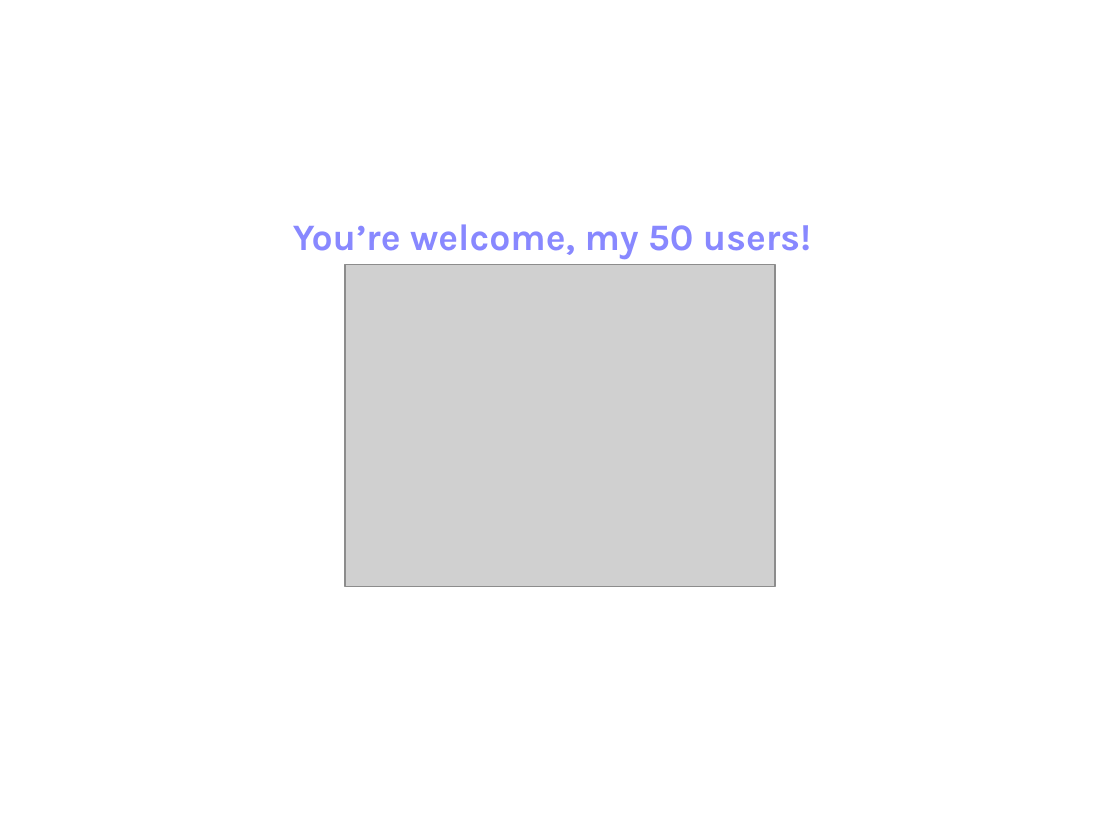
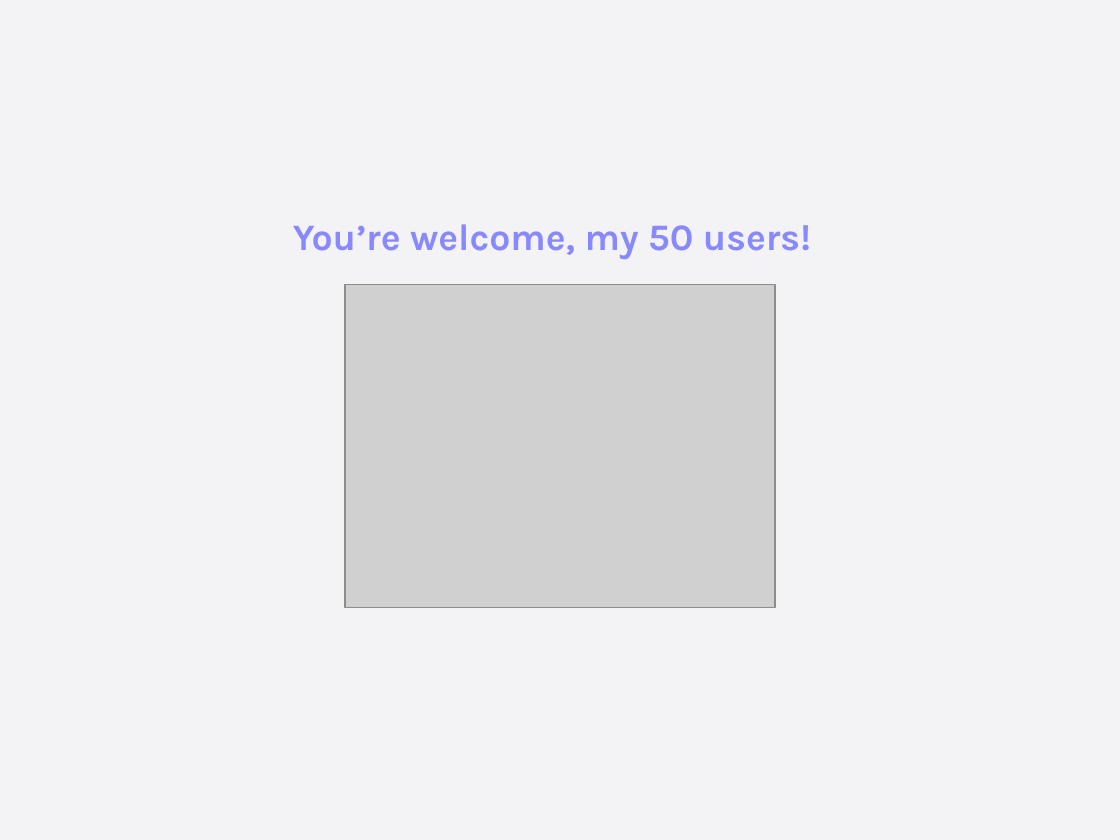
Before and after one commit to anhtr/slides, a slide deck: slide 6 of 2019-04-27_SatRday-Chicago/Writing_R_package_for_a_niche_EDA.pptx (slide 5 before the commit). Drawn at 1120x840 pixels with LibreOffice and Linux fonts; fonts in the diff are those of the drawing; grey boxes stand for pictures. Boxes give left, top, right and bottom in pixels: in the first picture for what was removed or moved away, otherwise in the second. Text is boxed around its words. In the diff, an @@ line names an element or a change of style, - is before the commit and + after.

```diff
--- a/2019-04-27_SatRday-Chicago/Writing_R_package_for_a_niche_EDA.pptx
+++ b/2019-04-27_SatRday-Chicago/Writing_R_package_for_a_niche_EDA.pptx
@@ background #FFFFFF to #F3F2F4 @@
@@ picture moved from (x1=345, y1=264, x2=775, y2=587) to (x1=345, y1=284, x2=775, y2=607) @@
```
Also in this commit, not shown: 3 other slides changed, 4 slides added, 3 slides removed.
